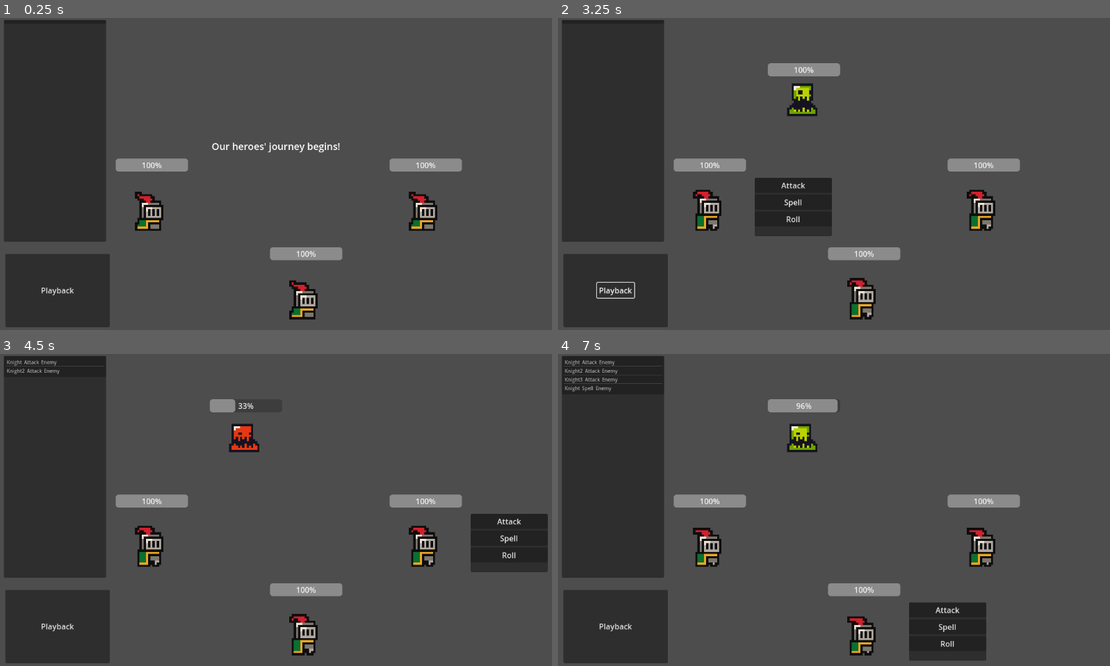
Above: before the commit, frames 1-4 (two rows, left to right).
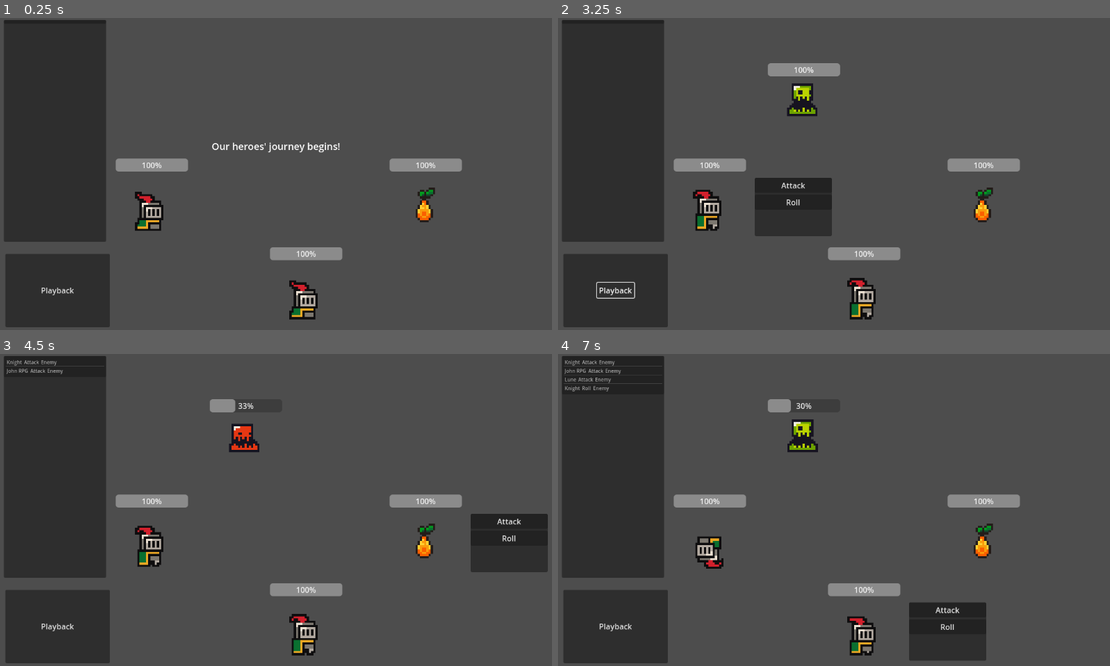
Above: after the commit, the same moments.

Repository: jhobz/rpg-prototype
Game: Godot game, scene res://scenes/game.tscn
Two runs of this game, one before a commit and one after it. Both use one fixed random seed, a clock stepped at 60 frames per second and the inputs below.
Inputs (mouse positions are in pixels of both pictures, inside the frame that each line leads up to):
- Up to frame 1 (0.25 s): no input
- Up to frame 2 (3.25 s): click "Playback" at 0.5 s
- Up to frame 3 (4.5 s): click "Attack" at 3.5 s; click "Attack" at 4.25 s
- Up to frame 4 (7 s): click "Attack" at 5 s; click (795, 538) at 6.5 s, where only the run before the commit has a clickable "Spell"

The runs differ from the first frame. In frame 1, 0.5% of the frame differs, in the area x 74-80%, y 54-69%; in frame 2, 0.6%; in frame 3, 0.7%; in frame 4, 1.8%, in the area x 1-80%, y 4-94%.

Commit message:
add mage classes and Instruction type

Diff:
--- a/instruction.gd
+++ /dev/null
@@ -1,10 +0,0 @@
-extends Control
-
-# Called when the node enters the scene tree for the first time.
-func _ready() -> void:
-	pass # Replace with function body.
-
-
-# Called every frame. 'delta' is the elapsed time since the previous frame.
-func _process(delta: float) -> void:
-	pass
--- a/scenes/Character/Characters/Enemies/slime.tscn
+++ b/scenes/Character/Characters/Enemies/slime.tscn
@@ -1,10 +1,11 @@
-[gd_scene load_steps=6 format=3 uid="uid://b8t3u20c4a6l3"]
+[gd_scene load_steps=7 format=3 uid="uid://b8t3u20c4a6l3"]
 
 [ext_resource type="Script" uid="uid://4v303nifdpdg" path="res://scenes/Character/Characters/Enemies/non_player_character.gd" id="1_b8ylj"]
 [ext_resource type="Script" uid="uid://c0xybc034keh1" path="res://scenes/Components/stats_component.gd" id="2_iiei6"]
 [ext_resource type="Script" uid="uid://c57m8elb52dp7" path="res://scenes/Components/hp_component.gd" id="3_6qpe4"]
 [ext_resource type="SpriteFrames" uid="uid://bunoqs26lcfvl" path="res://resources/animations/slime_sprite_frames.tres" id="4_b8ylj"]
 [ext_resource type="Script" uid="uid://c0fhxyw6tkwyo" path="res://scenes/Components/gui_component.gd" id="5_ck7se"]
+[ext_resource type="Script" uid="uid://dolcf35kui0ao" path="res://scenes/Character/Actions/attack.gd" id="6_iiei6"]
 
 [node name="Slime" type="Node2D"]
 script = ExtResource("1_b8ylj")
@@ -40,3 +41,10 @@
 offset_top = -56.0
 offset_right = 78.0
 offset_bottom = -29.0
+
+[node name="Actions" type="Node" parent="."]
+
+[node name="Attack" type="Node2D" parent="Actions"]
+script = ExtResource("6_iiei6")
+base_dmg = 1
+metadata/_custom_type_script = "uid://dolcf35kui0ao"
--- /dev/null
+++ b/scenes/Character/Characters/PlayerCharacters/fruit_mage.tscn
@@ -0,0 +1,134 @@
+[gd_scene load_steps=17 format=3 uid="uid://b1j3pqpi274f2"]
+
+[ext_resource type="Script" uid="uid://lkdoxweingm3" path="res://scenes/Character/Characters/PlayerCharacters/player_character.gd" id="1_omsmc"]
+[ext_resource type="Script" uid="uid://c0xybc034keh1" path="res://scenes/Components/stats_component.gd" id="2_1s1a7"]
+[ext_resource type="Script" uid="uid://c57m8elb52dp7" path="res://scenes/Components/hp_component.gd" id="3_1pq06"]
+[ext_resource type="Texture2D" uid="uid://bicq24aghemmy" path="res://assets/sprites/fruit.png" id="4_l32aa"]
+[ext_resource type="Script" uid="uid://c0fhxyw6tkwyo" path="res://scenes/Components/gui_component.gd" id="5_d3i6l"]
+[ext_resource type="PackedScene" uid="uid://cwyohqsv2tht6" path="res://scenes/Components/action_ui_component.tscn" id="6_q4k1n"]
+[ext_resource type="Script" uid="uid://dolcf35kui0ao" path="res://scenes/Character/Actions/attack.gd" id="7_wd2q5"]
+[ext_resource type="Script" uid="uid://cyrlkjq7sj35o" path="res://scenes/Character/Actions/roll.gd" id="8_wk8xp"]
+
+[sub_resource type="AtlasTexture" id="AtlasTexture_dnx6s"]
+atlas = ExtResource("4_l32aa")
+region = Rect2(0, 16, 16, 16)
+
+[sub_resource type="AtlasTexture" id="AtlasTexture_s02ka"]
+atlas = ExtResource("4_l32aa")
+region = Rect2(16, 16, 16, 16)
+
+[sub_resource type="AtlasTexture" id="AtlasTexture_eb28d"]
+atlas = ExtResource("4_l32aa")
+region = Rect2(32, 16, 16, 16)
+
+[sub_resource type="AtlasTexture" id="AtlasTexture_omsmc"]
+atlas = ExtResource("4_l32aa")
+region = Rect2(16, 16, 16, 16)
+
+[sub_resource type="AtlasTexture" id="AtlasTexture_1s1a7"]
+atlas = ExtResource("4_l32aa")
+region = Rect2(16, 32, 16, 16)
+
+[sub_resource type="AtlasTexture" id="AtlasTexture_1pq06"]
+atlas = ExtResource("4_l32aa")
+region = Rect2(16, 48, 16, 16)
+
+[sub_resource type="AtlasTexture" id="AtlasTexture_l32aa"]
+atlas = ExtResource("4_l32aa")
+region = Rect2(16, 0, 16, 16)
+
+[sub_resource type="SpriteFrames" id="SpriteFrames_ch7jv"]
+animations = [{
+"frames": [{
+"duration": 1.0,
+"texture": SubResource("AtlasTexture_dnx6s")
+}, {
+"duration": 1.0,
+"texture": SubResource("AtlasTexture_s02ka")
+}, {
+"duration": 1.0,
+"texture": SubResource("AtlasTexture_eb28d")
+}],
+"loop": true,
+"name": &"idle",
+"speed": 5.0
+}, {
+"frames": [{
+"duration": 1.0,
+"texture": SubResource("AtlasTexture_omsmc")
+}, {
+"duration": 1.0,
+"texture": SubResource("AtlasTexture_1s1a7")
+}, {
+"duration": 1.0,
+"texture": SubResource("AtlasTexture_1pq06")
+}, {
+"duration": 1.0,
+"texture": SubResource("AtlasTexture_l32aa")
+}],
+"loop": true,
+"name": &"roll",
+"speed": 10.0
+}]
+
+[node name="FruitMage" type="Node2D"]
+script = ExtResource("1_omsmc")
+char_name = "Orange Fruit Mage"
+metadata/_custom_type_script = "uid://lkdoxweingm3"
+
+[node name="StatsComponent" type="Node" parent="."]
+script = ExtResource("2_1s1a7")
+strength = 1
+magic = 10
+defense = 1
+magic_defense = 7
+metadata/_custom_type_script = "uid://c0xybc034keh1"
+
+[node name="HPComponent" type="Node" parent="."]
+script = ExtResource("3_1pq06")
+max_hp = 100
+metadata/_custom_type_script = "uid://c57m8elb52dp7"
+
+[node name="AnimatedSprite2D" type="AnimatedSprite2D" parent="."]
+texture_filter = 1
+scale = Vector2(4.5, 4.5)
+sprite_frames = SubResource("SpriteFrames_ch7jv")
+animation = &"roll"
+autoplay = "idle"
+
+[node name="GUIComponent" type="Control" parent="."]
+layout_mode = 3
+anchors_preset = 0
+script = ExtResource("5_d3i6l")
+metadata/_edit_use_anchors_ = true
+
+[node name="ProgressBar" type="ProgressBar" parent="GUIComponent"]
+layout_mode = 1
+anchors_preset = -1
+anchor_left = -0.199468
+anchor_top = 0.314286
+anchor_right = -0.199468
+anchor_bottom = 0.314286
+offset_left = -72.0
+offset_top = -96.0
+offset_right = 78.0
+offset_bottom = -69.0
+
+[node name="ActionUIComponent" parent="GUIComponent" node_paths=PackedStringArray("actor") instance=ExtResource("6_q4k1n")]
+layout_mode = 1
+offset_left = 96.0
+offset_top = -56.0
+offset_right = 216.0
+offset_bottom = 26.0
+actor = NodePath("../..")
+
+[node name="Actions" type="Node" parent="."]
+
+[node name="Attack" type="Node2D" parent="Actions"]
+script = ExtResource("7_wd2q5")
+base_dmg = 1
+metadata/_custom_type_script = "uid://dolcf35kui0ao"
+
+[node name="Roll" type="Node2D" parent="Actions"]
+script = ExtResource("8_wk8xp")
+metadata/_custom_type_script = "uid://cyrlkjq7sj35o"
--- a/scenes/Character/Characters/PlayerCharacters/knight.tscn
+++ b/scenes/Character/Characters/PlayerCharacters/knight.tscn
@@ -7,7 +7,6 @@
 [ext_resource type="Script" uid="uid://c0fhxyw6tkwyo" path="res://scenes/Components/gui_component.gd" id="5_4o581"]
 [ext_resource type="PackedScene" uid="uid://cwyohqsv2tht6" path="res://scenes/Components/action_ui_component.tscn" id="6_p2drc"]
 [ext_resource type="Script" uid="uid://dolcf35kui0ao" path="res://scenes/Character/Actions/attack.gd" id="7_4o581"]
-[ext_resource type="Script" uid="uid://ddakrcdkm2aku" path="res://scenes/Character/Actions/spell.gd" id="8_ywkx2"]
 [ext_resource type="Script" uid="uid://cyrlkjq7sj35o" path="res://scenes/Character/Actions/roll.gd" id="9_6a2p1"]
 
 [node name="Knight" type="Node2D"]
@@ -66,11 +65,6 @@
 base_dmg = 1
 metadata/_custom_type_script = "uid://dolcf35kui0ao"
 
-[node name="Spell" type="Node2D" parent="Actions"]
-script = ExtResource("8_ywkx2")
-base_dmg = 1
-metadata/_custom_type_script = "uid://ddakrcdkm2aku"
-
 [node name="Roll" type="Node2D" parent="Actions"]
 script = ExtResource("9_6a2p1")
 metadata/_custom_type_script = "uid://cyrlkjq7sj35o"
--- /dev/null
+++ b/scenes/Character/Characters/PlayerCharacters/mage.tscn
@@ -0,0 +1,141 @@
+[gd_scene load_steps=18 format=3 uid="uid://43328rqpfo05"]
+
+[ext_resource type="Script" uid="uid://lkdoxweingm3" path="res://scenes/Character/Characters/PlayerCharacters/player_character.gd" id="1_lhqyg"]
+[ext_resource type="Script" uid="uid://c0xybc034keh1" path="res://scenes/Components/stats_component.gd" id="2_rclp8"]
+[ext_resource type="Script" uid="uid://c57m8elb52dp7" path="res://scenes/Components/hp_component.gd" id="3_cdlvh"]
+[ext_resource type="Texture2D" uid="uid://bicq24aghemmy" path="res://assets/sprites/fruit.png" id="4_lhqyg"]
+[ext_resource type="Script" uid="uid://c0fhxyw6tkwyo" path="res://scenes/Components/gui_component.gd" id="5_qadxs"]
+[ext_resource type="PackedScene" uid="uid://cwyohqsv2tht6" path="res://scenes/Components/action_ui_component.tscn" id="6_3f2q8"]
+[ext_resource type="Script" uid="uid://dolcf35kui0ao" path="res://scenes/Character/Actions/attack.gd" id="7_c6u7o"]
+[ext_resource type="Script" uid="uid://ddakrcdkm2aku" path="res://scenes/Character/Actions/spell.gd" id="8_w06me"]
+[ext_resource type="Script" uid="uid://cyrlkjq7sj35o" path="res://scenes/Character/Actions/roll.gd" id="9_4xej5"]
+
+[sub_resource type="AtlasTexture" id="AtlasTexture_rclp8"]
+atlas = ExtResource("4_lhqyg")
+region = Rect2(0, 0, 16, 16)
+
+[sub_resource type="AtlasTexture" id="AtlasTexture_cdlvh"]
+atlas = ExtResource("4_lhqyg")
+region = Rect2(16, 0, 16, 16)
+
+[sub_resource type="AtlasTexture" id="AtlasTexture_qekne"]
+atlas = ExtResource("4_lhqyg")
+region = Rect2(32, 0, 16, 16)
+
+[sub_resource type="AtlasTexture" id="AtlasTexture_qadxs"]
+atlas = ExtResource("4_lhqyg")
+region = Rect2(0, 0, 16, 16)
+
+[sub_resource type="AtlasTexture" id="AtlasTexture_3f2q8"]
+atlas = ExtResource("4_lhqyg")
+region = Rect2(0, 16, 16, 16)
+
+[sub_resource type="AtlasTexture" id="AtlasTexture_c6u7o"]
+atlas = ExtResource("4_lhqyg")
+region = Rect2(0, 32, 16, 16)
+
+[sub_resource type="AtlasTexture" id="AtlasTexture_w06me"]
+atlas = ExtResource("4_lhqyg")
+region = Rect2(0, 48, 16, 16)
+
+[sub_resource type="SpriteFrames" id="SpriteFrames_uxbck"]
+animations = [{
+"frames": [{
+"duration": 1.0,
+"texture": SubResource("AtlasTexture_rclp8")
+}, {
+"duration": 1.0,
+"texture": SubResource("AtlasTexture_cdlvh")
+}, {
+"duration": 1.0,
+"texture": SubResource("AtlasTexture_qekne")
+}],
+"loop": true,
+"name": &"idle",
+"speed": 5.0
+}, {
+"frames": [{
+"duration": 1.0,
+"texture": SubResource("AtlasTexture_qadxs")
+}, {
+"duration": 1.0,
+"texture": SubResource("AtlasTexture_3f2q8")
+}, {
+"duration": 1.0,
+"texture": SubResource("AtlasTexture_c6u7o")
+}, {
+"duration": 1.0,
+"texture": SubResource("AtlasTexture_w06me")
+}],
+"loop": false,
+"name": &"roll",
+"speed": 10.0
+}]
+
+[node name="Mage" type="Node2D"]
+script = ExtResource("1_lhqyg")
+char_name = "Mage"
+metadata/_custom_type_script = "uid://lkdoxweingm3"
+
+[node name="StatsComponent" type="Node" parent="."]
+script = ExtResource("2_rclp8")
+strength = 1
+magic = 10
+defense = 1
+magic_defense = 7
+metadata/_custom_type_script = "uid://c0xybc034keh1"
+
+[node name="HPComponent" type="Node" parent="."]
+script = ExtResource("3_cdlvh")
+max_hp = 100
+metadata/_custom_type_script = "uid://c57m8elb52dp7"
+
+[node name="AnimatedSprite2D" type="AnimatedSprite2D" parent="."]
+texture_filter = 1
+scale = Vector2(4.5, 4.5)
+sprite_frames = SubResource("SpriteFrames_uxbck")
+animation = &"roll"
+autoplay = "idle"
+
+[node name="GUIComponent" type="Control" parent="."]
+layout_mode = 3
+anchors_preset = 0
+script = ExtResource("5_qadxs")
+metadata/_edit_use_anchors_ = true
+
+[node name="ProgressBar" type="ProgressBar" parent="GUIComponent"]
+layout_mode = 1
+anchors_preset = -1
+anchor_left = -0.199468
+anchor_top = 0.314286
+anchor_right = -0.199468
+anchor_bottom = 0.314286
+offset_left = -72.0
+offset_top = -96.0
+offset_right = 78.0
+offset_bottom = -69.0
+
+[node name="ActionUIComponent" parent="GUIComponent" node_paths=PackedStringArray("actor") instance=ExtResource("6_3f2q8")]
+layout_mode = 1
+offset_left = 96.0
+offset_top = -56.0
+offset_right = 216.0
+offset_bottom = 26.0
+actor = NodePath("../..")
+
+[node name="Actions" type="Node" parent="."]
+
+[node name="Attack" type="Node2D" parent="Actions"]
+script = ExtResource("7_c6u7o")
+base_dmg = 1
+metadata/_custom_type_script = "uid://dolcf35kui0ao"
+
+[node name="Spell" type="Node2D" parent="Actions"]
+script = ExtResource("8_w06me")
+spell_element = "fruit"
+base_dmg = 2
+metadata/_custom_type_script = "uid://ddakrcdkm2aku"
+
+[node name="Roll" type="Node2D" parent="Actions"]
+script = ExtResource("9_4xej5")
+metadata/_custom_type_script = "uid://cyrlkjq7sj35o"
--- a/scenes/game.tscn
+++ b/scenes/game.tscn
@@ -13,6 +13,7 @@
 [ext_resource type="Script" uid="uid://pt3wwwwlwnyp" path="res://logic/states/RunComplete.gd" id="8_ssvqc"]
 [ext_resource type="Script" uid="uid://bdu40aiqe8n1u" path="res://logic/states/RunFailed.gd" id="9_264po"]
 [ext_resource type="PackedScene" uid="uid://ckjw2y4erudd7" path="res://scenes/Character/Characters/PlayerCharacters/knight.tscn" id="13_kvuet"]
+[ext_resource type="PackedScene" uid="uid://b1j3pqpi274f2" path="res://scenes/Character/Characters/PlayerCharacters/fruit_mage.tscn" id="14_trtic"]
 
 [node name="Game" type="Node2D"]
 
@@ -66,6 +67,7 @@
 
 [node name="Status" type="Label" parent="."]
 unique_name_in_owner = true
+visible = false
 anchors_preset = 8
 anchor_left = 0.5
 anchor_top = 0.5
@@ -160,13 +162,13 @@
 [node name="Knight" parent="Characters/Players" instance=ExtResource("13_kvuet")]
 position = Vector2(-264, 64)
 
-[node name="Knight2" parent="Characters/Players" instance=ExtResource("13_kvuet")]
+[node name="John" parent="Characters/Players" instance=ExtResource("13_kvuet")]
 position = Vector2(56, 248)
-char_name = "Knight2"
+char_name = "John RPG"
 
-[node name="Knight3" parent="Characters/Players" instance=ExtResource("13_kvuet")]
+[node name="FruitMage" parent="Characters/Players" instance=ExtResource("14_trtic")]
 position = Vector2(304, 64)
-char_name = "Knight3"
+char_name = "Lune"
 
 [node name="Enemies" type="Node" parent="Characters"]
 
--- a/scenes/game_manager.gd
+++ b/scenes/game_manager.gd
@@ -7,7 +7,7 @@
 @onready var state_machine: StateMachine = %GameStateMachine
 @onready var instructions_control: Control = %Instructions
 
-var instructions: Array[Dictionary] = []
+var instructions: Array[Instruction] = []
 var executing_instruction: int = -1
 
 func _ready() -> void:
@@ -21,7 +21,7 @@
 func _process(delta: float):
 	state_machine.process_state_machine(delta)
 
-func log_instruction(action: Action, initiator: Character, target: Character) -> void:
+func log_instruction(action: Action, source: Character, target: Character) -> void:
 	var instructions_list = instructions_control.get_node('PanelContainer/VBoxContainer/InstructionList')
 	var target_name = target.char_name
 
@@ -29,9 +29,9 @@
 		target_name = "Enemy"
 		target = null
 
-	var instruction = {'action': action, 'initiator': initiator, 'target': target}
+	var instruction = Instruction.new(action, source, target)
 	instructions.append(instruction)
-	instructions_list.add_item(initiator.char_name)
+	instructions_list.add_item(source.char_name)
 	instructions_list.add_item(action.name)
 	instructions_list.add_item(target_name)
 
@@ -43,9 +43,9 @@
 
 func try_advance_playback():
 	# skip instructions that are for characters who died
-	while executing_instruction < instructions.size() and instructions[executing_instruction].initiator.is_dead():
+	while executing_instruction < instructions.size() and instructions[executing_instruction].source.is_dead():
 		var skip_instruction = instructions[executing_instruction]
-		print('skipping instruction because character is dead', skip_instruction.action, skip_instruction.initiator, skip_instruction.target)
+		print('skipping instruction because character is dead', skip_instruction.action, skip_instruction.source, skip_instruction.target)
 		executing_instruction += 1
 
 	# we're done if we pass the end of the list
@@ -56,16 +56,16 @@
 
 	# if the next instruction is for the character whose turn it is, do it
 	# otherwise, sit there until that character's turn comes up
-	if instructions[executing_instruction].initiator.is_turn_active:
+	if instructions[executing_instruction].source.is_turn_active:
 		execute_instruction(instructions[executing_instruction])
 		executing_instruction += 1
 
-func execute_instruction(instruction: Dictionary):
+func execute_instruction(instruction: Instruction):
 	var target = instruction.target
 	if not target:
 		target = current_enemy
-	print('executing action', instruction.action, instruction.initiator, target)
-	instruction.initiator.execute_action(instruction.action, target)
+	print('executing action', instruction.action, instruction.source, target)
+	instruction.source.execute_action(instruction.action, target)
 
 func _on_playback_button_pressed() -> void:
 	if instructions.is_empty():
--- /dev/null
+++ b/types/instruction.gd
@@ -0,0 +1,10 @@
+class_name Instruction extends RefCounted
+
+var action: Action
+var source: Character
+var target: Character
+
+func _init(a, s, t) -> void:
+    action = a
+    source = s
+    target = t
Not shown, removed: instruction.gd.uid
Not shown: 1 places in scenes/Character/Characters/PlayerCharacters/knight.tscn that only renumber resources
Not shown: 1 places in scenes/game.tscn that only renumber resources
Not shown, added: types/instruction.gd.uid
